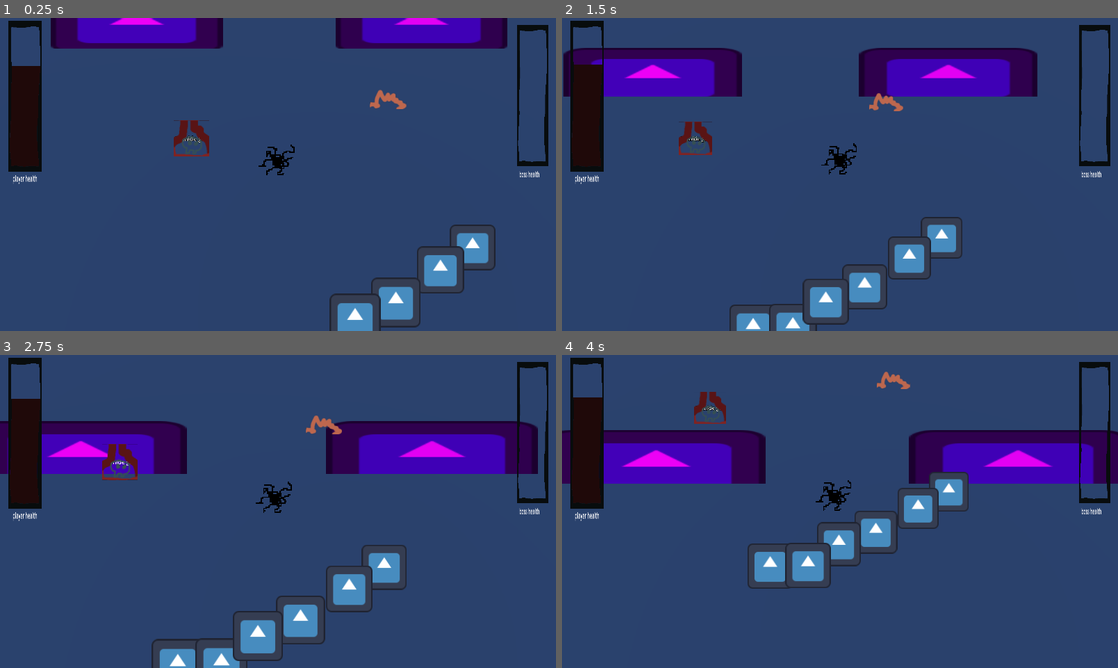
Above: before the commit, frames 1-4 (two rows, left to right).
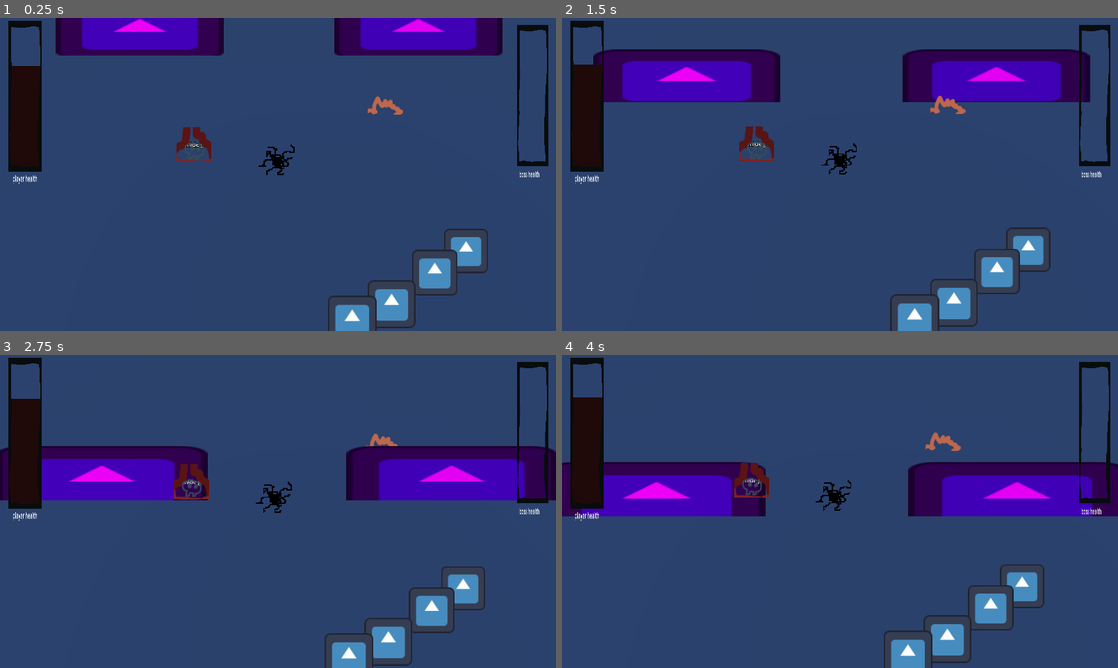
Above: after the commit, the same moments.

Repository: Area9579/Haustoria
Game: Godot game, scene res://Scenes/main.tscn
The game is run twice, just before and just after one commit, with the same random seed, the same clock (stepped at 60 frames per second) and the same inputs. The engine's default icon, where the game draws it, is replaced by a stand-in: a white triangle on a blue panel in a dark square.
Inputs (mouse positions are in pixels of both pictures, inside the frame that each line leads up to):
- Up to frame 1 (0.25 s): no input
- Up to frame 2 (1.5 s): move the mouse to (962, 158) at 0.52 s; press the mouse at (962, 158) at 0.53 s; tap Space (jump) at 0.77, 0.8, 1.07, 1.35 s; move the mouse to (728, 190) at 1.27 s; release the mouse at (728, 190) at 1.28 s
- Up to frame 3 (2.75 s): tap Space (jump) at 1.52, 1.82, 2.3 s; click (166, 527) at 1.55 s; move the mouse to (333, 442) at 2.02 s; press the mouse at (333, 442) at 2.03 s
- Up to frame 4 (4 s): move the mouse to (812, 574) at 2.77 s; release the mouse at (812, 574) at 2.78 s; right-click (812, 574) at 2.85 s; tap Space (jump) at 3.02, 3.32, 3.77, 3.8 s; click (812, 574) at 3.05 s; move the mouse to (1006, 558) at 3.52 s; press the mouse at (1006, 558) at 3.53 s

The runs differ from the first frame. In frame 1, 6.6% of the frame differs, in the area x 9-92%, y 0-100%; in frame 2, 19%; in frame 3, 26%; in frame 4, 26%, in the area x 0-100%, y 5-100%.
Error before the commit: Invalid call. Nonexistent function 'collect_item' in base 'CharacterBody3D (boss.gd)'. (res://Scripts/poison.gd:19)
Error after the commit: Parse Error: Function "_physics_process" has the same name as a previously declared function. (res://Scripts/player.gd:56)

Commit message:
Resolving Merge Conflict

Diff:
--- a/Scripts/Boss/feet.gd
+++ b/Scripts/Boss/feet.gd
@@ -11,5 +11,4 @@
 
 # Called every frame. 'delta' is the elapsed time since the previous frame.
 func _process(delta: float) -> void:
-	if attacking:
-		print("Feet attack")
+	pass
--- a/Scripts/player.gd
+++ b/Scripts/player.gd
@@ -18,9 +18,39 @@
 var dashCombo = 1
 var accel = 1.0
 
-
 func _ready() -> void:
 	mouseInput = "Left Click"
+
+
+func _physics_process(delta: float) -> void:
+	#below code for jumping
+	if not is_on_floor():
+		velocity += get_gravity() * delta
+
+	if Input.is_action_just_pressed("jump") and is_on_floor():
+		velocity.y = JUMP_VELOCITY
+
+	#this code is for continuous
+	#if Input.is_action_pressed("Left Click"):
+		#var directionVector: Vector2 = getDirectionVector()
+		#slideTowardsMouse(directionVector,delta)
+	#else:
+		#accel = 1.0
+		#velocity.x = lerp(velocity.x,0.0,5 * delta)
+		#velocity.z = lerp(velocity.z,0.0,5 * delta)
+
+	#this code is for impulse
+	if Input.is_action_just_pressed(mouseInput):
+		if dashCooldown.is_stopped() and (mouseCooldown.is_stopped() or mouseCooldown.time_left <= 0.15):
+			mouseCooldown.start()
+			slideTowardsMouse(delta)
+			changeMouseInput(mouseInput)
+			if dashCombo < 1.6:
+				dashCombo += 0.2
+	else:
+		decelerate(delta)
+	move_and_slide()
+	rebound()
 
 
 func _physics_process(delta: float) -> void:
